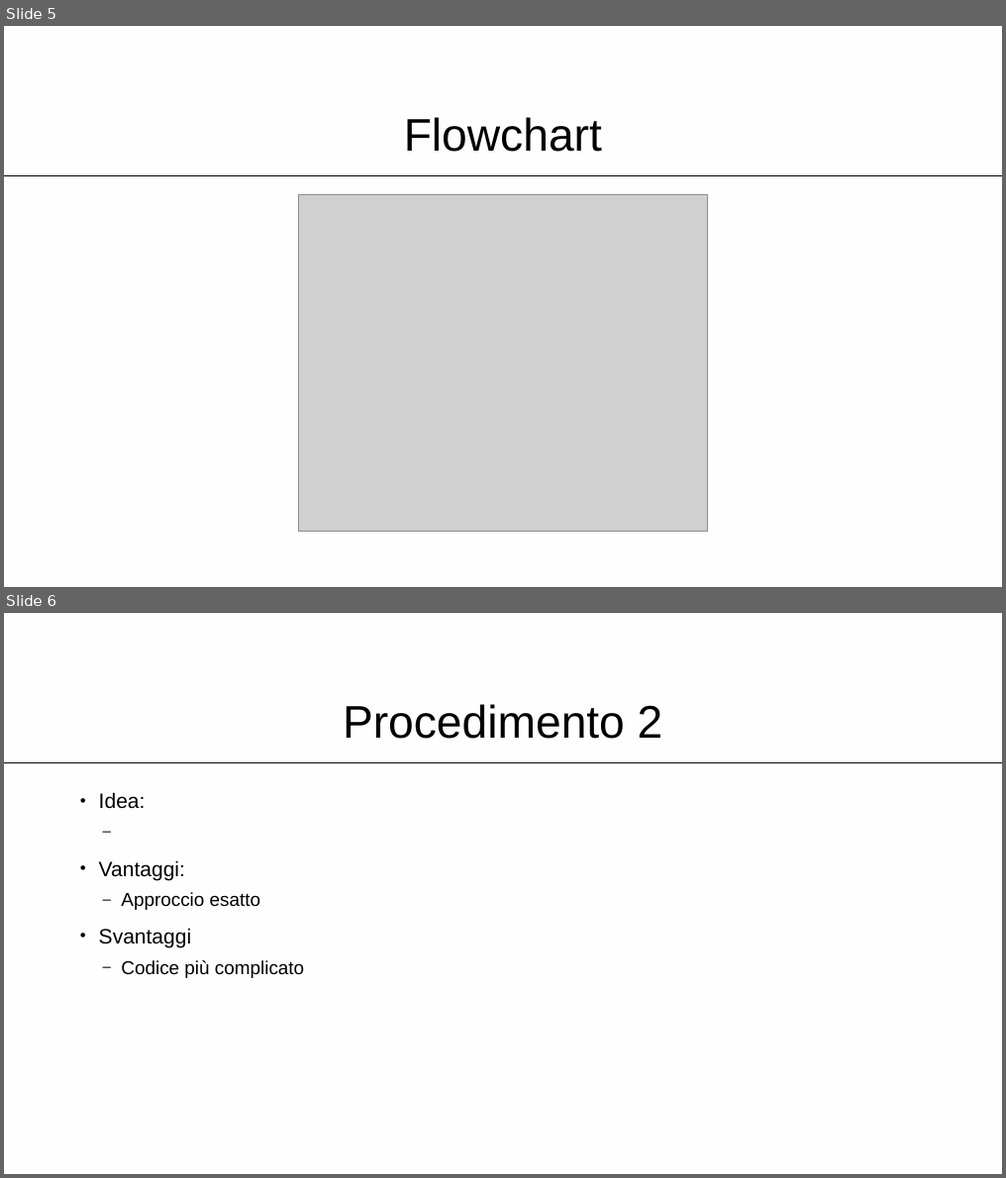
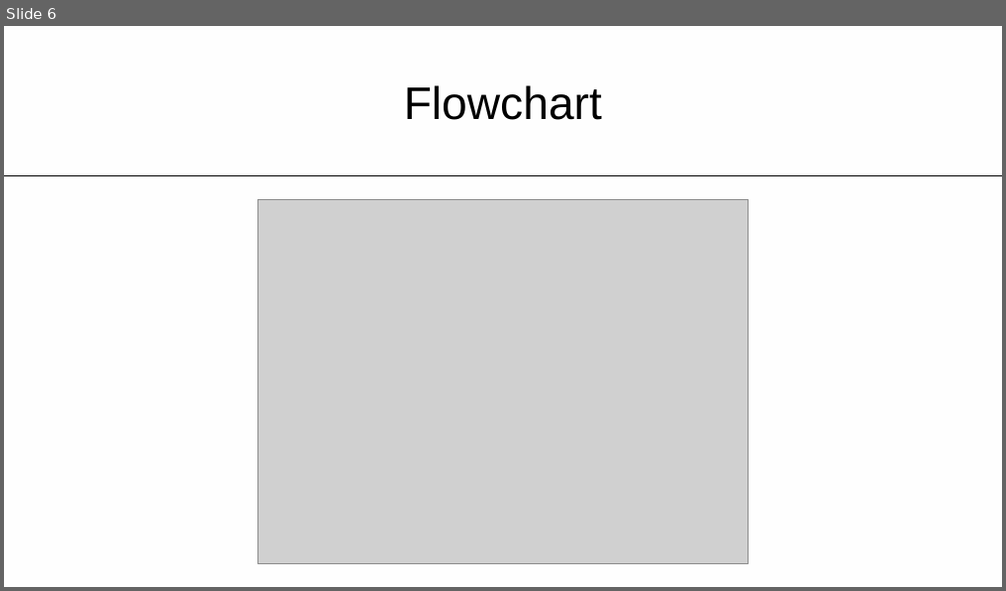
Before and after one commit to gabrialessi/MapOfTasks, a slide deck: Presentazione/Presentazione.pptx. Shown one above the other, each under a label of ours: slides 5 and 6 before the commit, slide 6 after it. The pictures are 1006x1178 and 1006x591 pixels, drawn with LibreOffice and Linux fonts; fonts in the diff are those of the drawing; grey boxes stand for pictures. Boxes give left, top, right and bottom in pixels: in the first picture for what was removed or moved away, otherwise in the second. Text is boxed around its words. In the diff, an @@ line names an element or a change of style, - is before the commit and + after.

```diff
--- a/Presentazione/Presentazione.pptx
+++ b/Presentazione/Presentazione.pptx
@@ slide 6 removed at bbox=[4, 613, 1002, 1174], background #EAEAEA at 3% opacity; not listed: 1 template element that a slide beside it also shows @@
@@ title removed at bbox=[343, 704, 663, 739] @@
-Procedimento 2
@@ text removed at bbox=[99, 792, 304, 978] @@
-• Idea:
-• Vantaggi:
-  – Approccio esatto
-• Svantaggi
-  – Codice più complicato
@@ what was slide 5 is now slide 6 @@
@@ slide 6 changed as well @@
@@ title "Flowchart": place and size @@
-title "Flowchart" at bbox=[404, 117, 602, 152]
+title "Flowchart" at bbox=[404, 85, 602, 120]
@@ picture: place and size @@
-picture at bbox=[299, 195, 707, 532]
+picture at bbox=[257, 199, 748, 565]
```
Also in this commit, not shown: 3 other slides changed, 5 slides added, 1 other slide removed.
